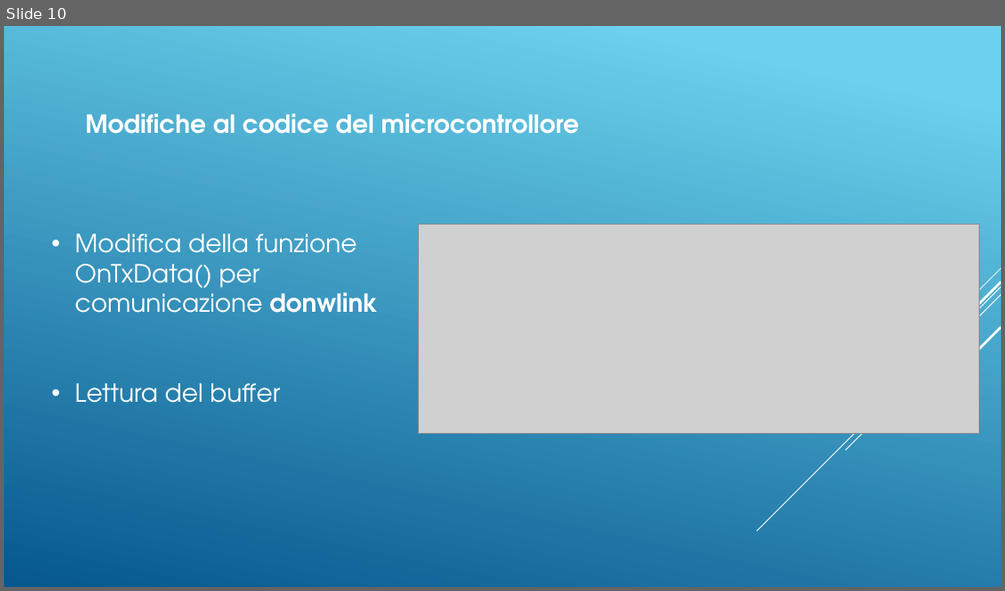
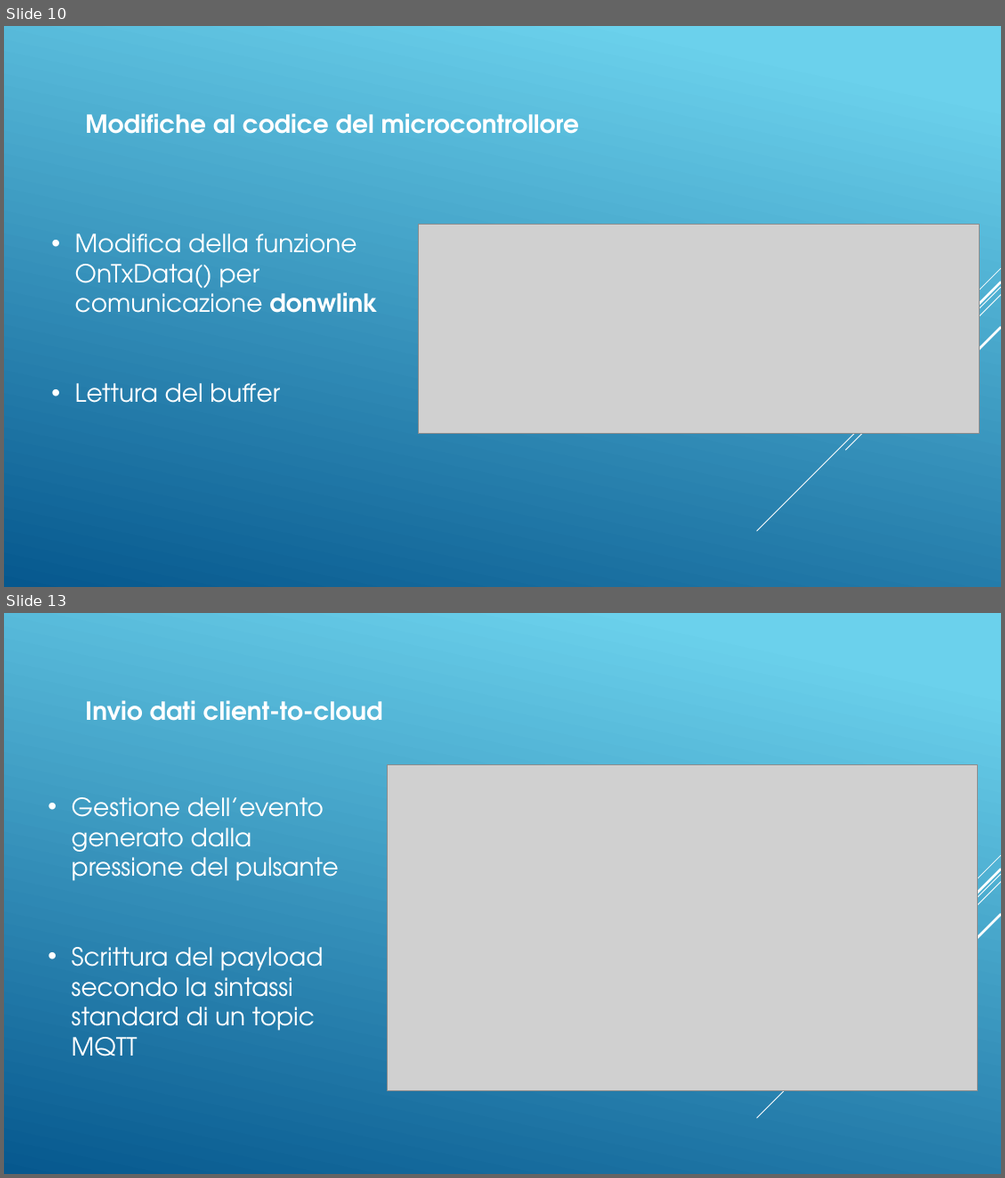
Before and after one commit to DaddaOperator/STM-Micro-Exercises-PLSD-, a slide deck: PresentazioneOfficial.pptx. Shown one above the other, each under a label of ours: slide 10 before the commit, slides 10 and 13 after it; the slides between them are not shown. The pictures are 1005x591 and 1005x1178 pixels, drawn with LibreOffice and Linux fonts; fonts in the diff are those of the drawing; grey boxes stand for pictures. Boxes give left, top, right and bottom in pixels: in the first picture for what was removed or moved away, otherwise in the second. Text is boxed around its words. In the diff, an @@ line names an element or a change of style, - is before the commit and + after.

```diff
--- a/PresentazioneOfficial.pptx
+++ b/PresentazioneOfficial.pptx
@@ slide 13 added at [4,613,1001,1174], background gradient #6ED2EB to #06588E; not listed: 5 template elements that a slide beside it also shows @@
@@ text added at [85,700,383,721], 24 pt, text #FFFFFF, bold @@
+Invio dati client-to-cloud
@@ picture added at [387,765,978,1091] @@
@@ text added at [72,797,339,1056], 24 pt, text #FFFFFF @@
+• Gestione dell’evento generato dalla pressione del pulsante
+• Scrittura del payload secondo la sintassi standard di un topic MQTT
```
Also in this commit, not shown: 1 slide changed, 4 other slides added, 3 slides removed, 3 other files.
